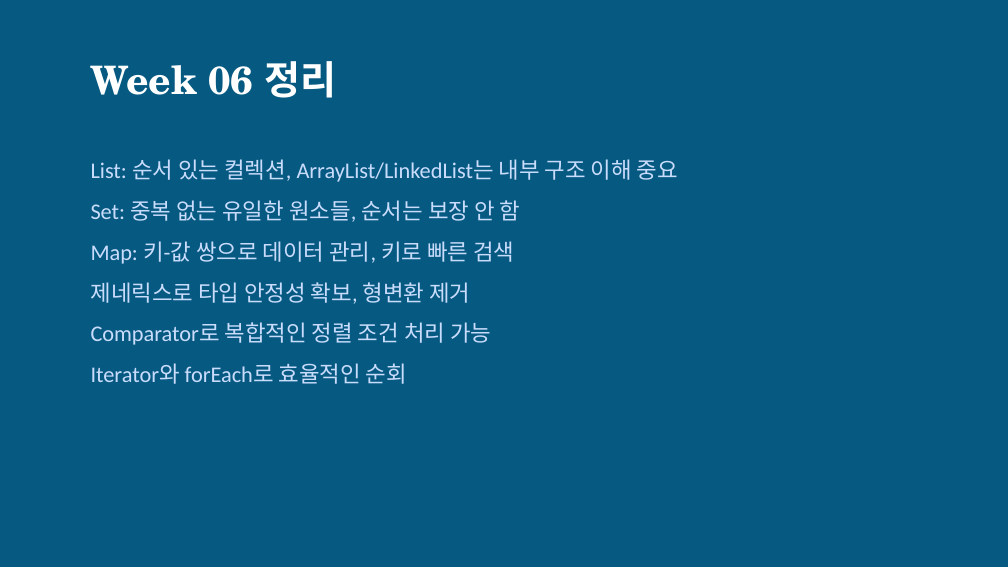
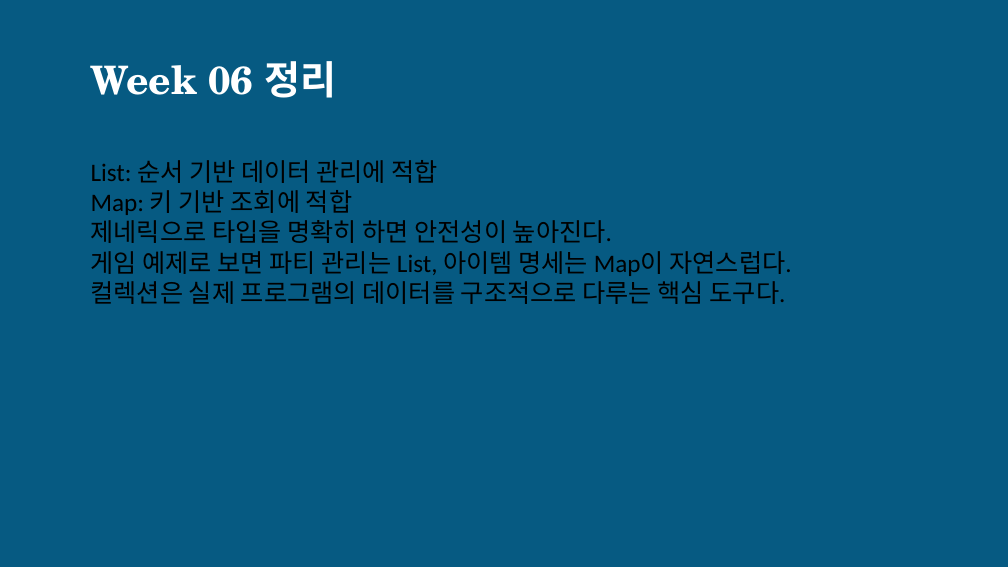
Before and after one commit to gbox3d/java_study, a slide deck: slide 12 of docs/Week06_CollectionFramework.pptx. Drawn at 1008x567 pixels with LibreOffice and Linux fonts; fonts in the diff are those of the drawing. Boxes give left, top, right and bottom in pixels: in the first picture for what was removed or moved away, otherwise in the second. Text is boxed around its words. In the diff, an @@ line names an element or a change of style, - is before the commit and + after.

```diff
--- a/docs/Week06_CollectionFramework.pptx
+++ b/docs/Week06_CollectionFramework.pptx
@@ text at (91, 160, 791, 304): text changed; size 16 to 18 pt; text colour #CADCFC to #000000 @@
-List: 순서 있는 컬렉션, ArrayList/LinkedList는 내부 구조 이해 중요
-Set: 중복 없는 유일한 원소들, 순서는 보장 안 함
-Map: 키-값 쌍으로 데이터 관리, 키로 빠른 검색
-제네릭스로 타입 안정성 확보, 형변환 제거
-Comparator로 복합적인 정렬 조건 처리 가능
-Iterator와 forEach로 효율적인 순회
+List: 순서 기반 데이터 관리에 적합
+Map: 키 기반 조회에 적합
+제네릭으로 타입을 명확히 하면 안전성이 높아진다.
+게임 예제로 보면 파티 관리는 List, 아이템 명세는 Map이 자연스럽다.
+컬렉션은 실제 프로그램의 데이터를 구조적으로 다루는 핵심 도구다.
```
Also in this commit, not shown: 6 other slides changed, 4 slides added, 4 slides removed, 16 other files.
